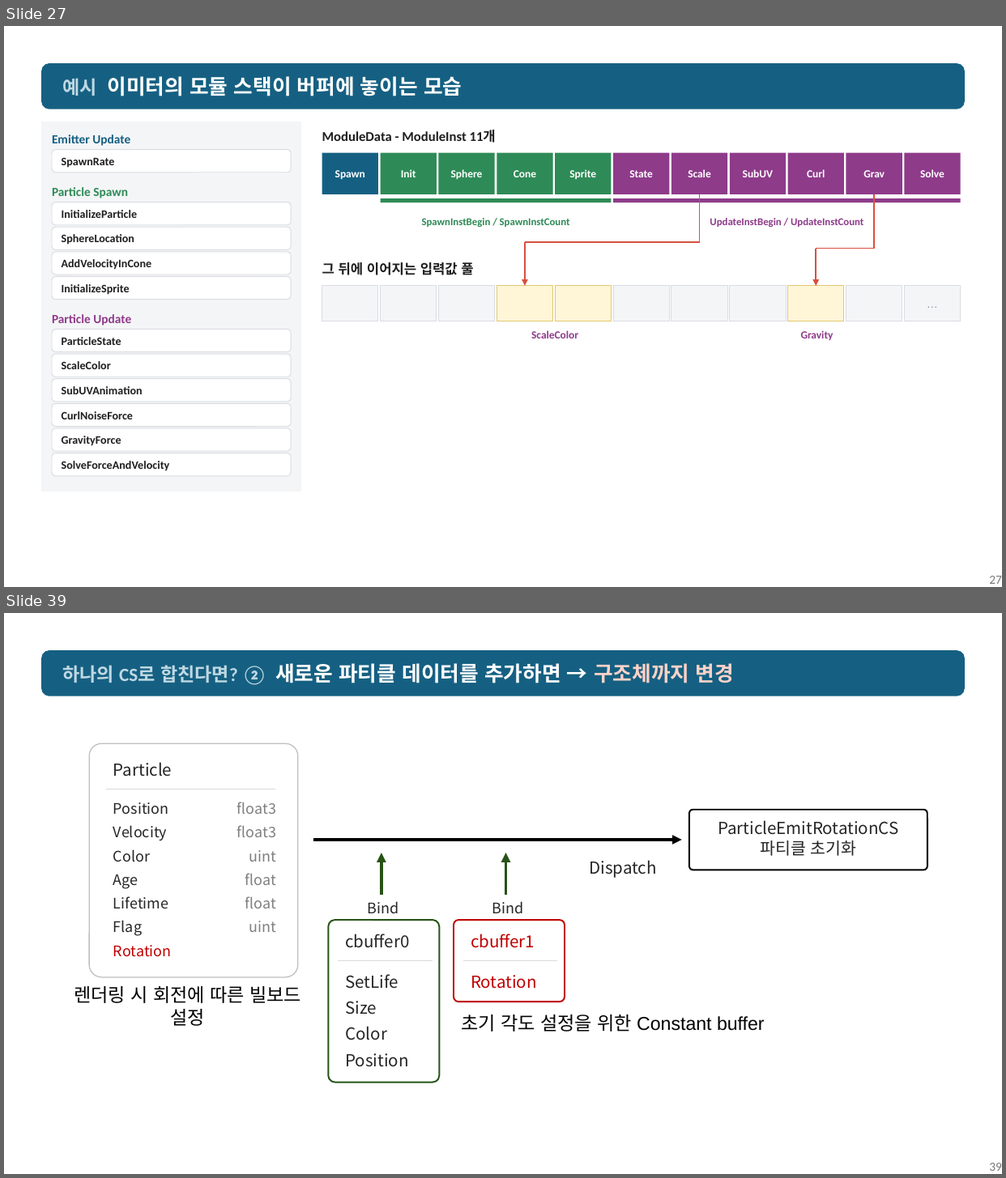
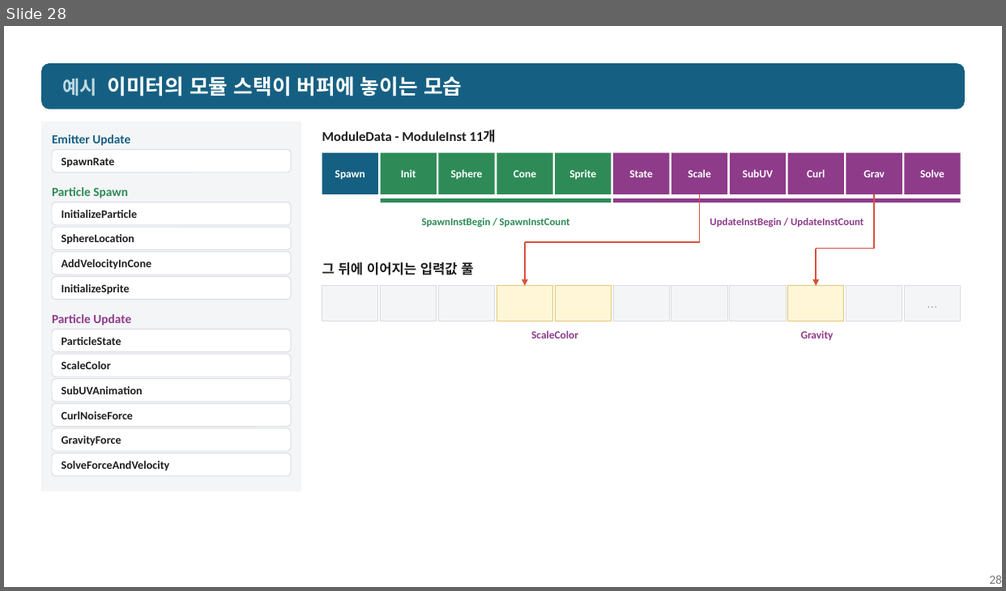
Before and after one commit to nyongking/My-GPUDrivenParticle, a slide deck: Presentation/5주차 발표.pptx. Shown one above the other, each under a label of ours: slides 27 and 39 before the commit, slide 28 after it; the slides between them are not shown. The pictures are 1006x1178 and 1006x591 pixels, drawn with LibreOffice and Linux fonts; fonts in the diff are those of the drawing. Boxes give left, top, right and bottom in pixels: in the first picture for what was removed or moved away, otherwise in the second. Text is boxed around its words. In the diff, an @@ line names an element or a change of style, - is before the commit and + after.

```diff
--- a/Presentation/5주차 발표.pptx
+++ b/Presentation/5주차 발표.pptx
@@ slide 39 removed at [4, 613, 1002, 1174], background #FFFFFF @@
@@ rounded rectangle removed at [41, 650, 965, 696] @@
-하나의 CS로 합친다면? ② 새로운 파티클 데이터를 추가하면 → 구조체까지 변경
@@ rounded rectangle removed at [89, 743, 298, 977] @@
@@ text removed at [113, 762, 172, 777] @@
-Particle
@@ line removed from (106, 790) to (275, 790) @@
@@ text removed at [113, 803, 172, 957] @@
-Position
-Velocity
-Color
-Age
-Lifetime
-Flag
-Rotation
@@ text removed at [237, 802, 276, 932] @@
-float3
-float3
-uint
-float
-float
-uint
@@ rounded rectangle removed at [690, 810, 928, 871] @@
@@ text removed at [718, 820, 898, 856] @@
-ParticleEmitRotationCS
-파티클 초기화
@@ arrow removed from (313, 840) to (682, 840) @@
@@ arrow removed from (381, 895) to (381, 854) @@
@@ arrow removed from (505, 895) to (505, 854) @@
@@ text removed at [590, 860, 657, 878] @@
-Dispatch
@@ text removed at [368, 901, 399, 914] @@
-Bind
@@ text removed at [492, 901, 524, 914] @@
-Bind
@@ rounded rectangle removed at [328, 920, 439, 1082] @@
@@ rounded rectangle removed at [454, 920, 565, 1002] @@
@@ text removed at [345, 934, 409, 948] @@
-cbuffer0
@@ text removed at [471, 934, 535, 948] @@
-cbuffer1
@@ line removed from (338, 961) to (432, 961) @@
@@ text removed at [345, 974, 408, 1067] @@
-SetLife
-Size
-Color
-Position
@@ line removed from (463, 961) to (558, 961) @@
@@ text removed at [471, 975, 536, 989] @@
-Rotation
@@ text removed at [74, 986, 301, 1026] @@
-렌더링 시 회전에 따른 빌보드 설정
@@ text removed at [461, 1015, 765, 1032] @@
-초기 각도 설정을 위한 Constant buffer
@@ page number removed at [989, 1163, 1002, 1171] @@
-39
@@ what was slide 27 is now slide 28 @@
@@ page number at [989, 575, 1002, 584]: text changed @@
-27
+28
```
Also in this commit, not shown: 7 slides changed, 7 slides added, 17 other slides removed, 1 other file.
